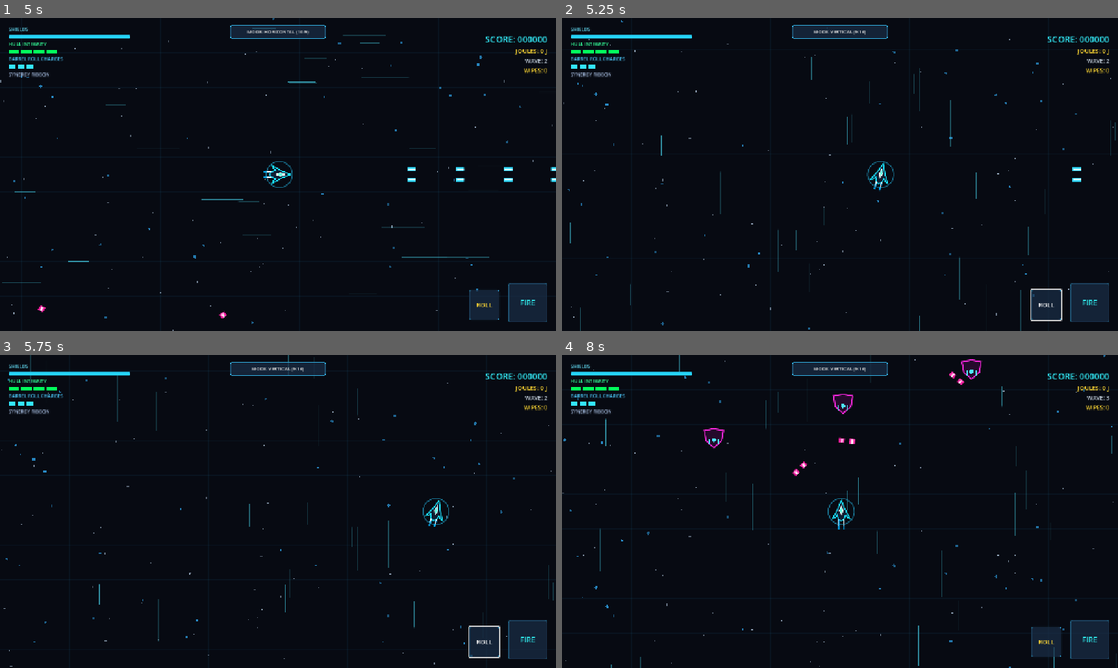
Above: before the commit, frames 1-4 (two rows, left to right).
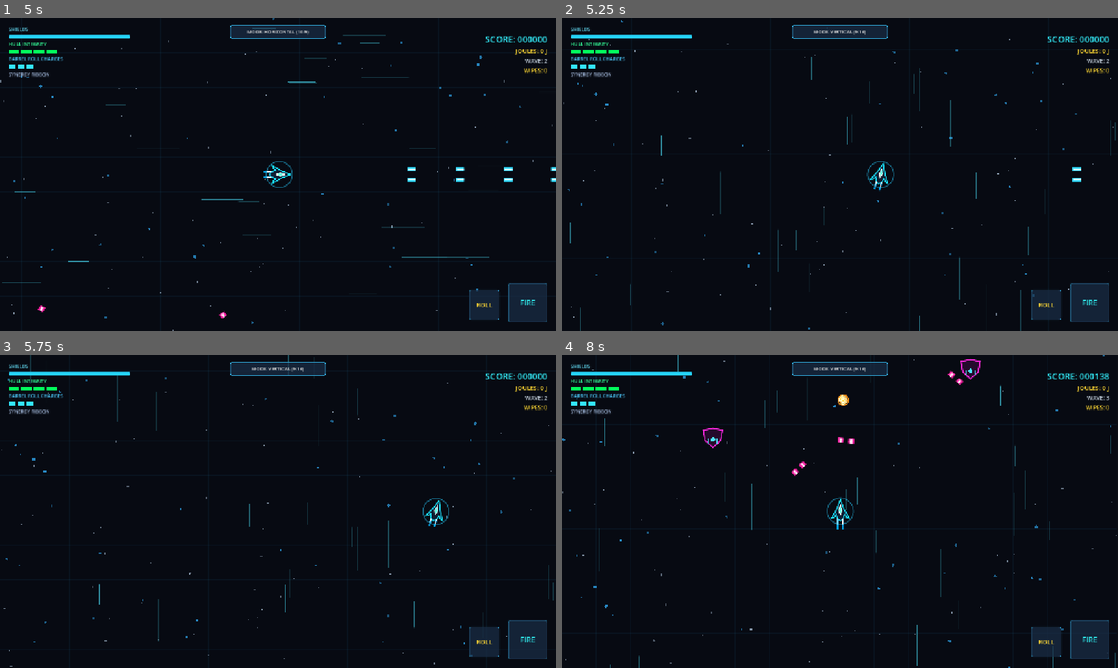
Above: after the commit, the same moments.

Repository: KalaniEhuKai/pilot-wave-d
Game: Godot game, scene res://scenes/Main.tscn
Same seed, same stepped clock (60 frames per second), same inputs: the game is played once before the commit and once after it.
Inputs (mouse positions are in pixels of both pictures, inside the frame that each line leads up to):
- Up to frame 1 (5 s): click "MODE: HORIZONTAL (16:9)" at 0.5 s; click "MODE: VERTICAL (9:16)" at 1.25 s; click "FIRE" at 2 s; click "ROLL" at 2.75 s; move the mouse to (400, 158) at 3.52 s; hold Right (move_right) 3.53-4.25 s; tap Shift (barrel_roll) at 3.6 s; click (400, 158) at 3.67 s; drag from (166, 190) to (250, 237) at 4.27 s
- Up to frame 2 (5.25 s): move the mouse to (895, 105) at 5.02 s; hold Right (move_right) from 5.03 s (still down); tap Tab (toggle_axis) at 5.1 s
- Up to frame 3 (5.75 s): keep holding Right (move_right)
- Up to frame 4 (8 s): release Right (move_right) at 5.75 s; drag from (812, 574) to (673, 464) at 5.77 s; move the mouse to (1006, 558) at 6.52 s; hold Left (move_left) 6.53-7.25 s; hold Space (fire) 6.53-7.25 s; drag from (673, 464) to (923, 358) at 7.27 s

Frame 1 is identical in both runs. In frame 2, 0.1% of the frame differs, in the area x 84-90%, y 86-97%; in frame 3, 0.1%; in frame 4, 1.6%, in the area x 0-100%, y 0-100%.

Commit message:
fix(ui): Fix invisible pause modal on crate pickup and release button focus on relic selection

Diff:
--- a/scenes/GameOverOverlay.tscn
+++ b/scenes/GameOverOverlay.tscn
@@ -136,6 +136,7 @@
 [node name="RestartButton" type="Button" parent="Panel/VBox"]
 custom_minimum_size = Vector2(0, 44)
 layout_mode = 2
+focus_mode = 0
 theme_override_colors/font_color = Color(0.2, 1, 0.85, 1)
 theme_override_font_sizes/font_size = 15
 theme_override_styles/normal = SubResource("StyleBoxFlat_btn")
--- a/scenes/HUD.tscn
+++ b/scenes/HUD.tscn
@@ -220,6 +220,7 @@
 anchor_bottom = 1.0
 grow_horizontal = 2
 grow_vertical = 2
+focus_mode = 0
 theme_override_font_sizes/font_size = 11
 theme_override_styles/normal = SubResource("StyleBoxFlat_btn")
 text = "MODE: HORIZONTAL (16:9)"
@@ -274,6 +275,7 @@
 offset_top = -90.0
 grow_horizontal = 0
 grow_vertical = 0
+focus_mode = 0
 theme_override_colors/font_color = Color(0.2, 1, 1, 1)
 theme_override_font_sizes/font_size = 16
 theme_override_styles/normal = SubResource("StyleBoxFlat_btn")
@@ -293,6 +295,7 @@
 offset_bottom = -5.0
 grow_horizontal = 0
 grow_vertical = 0
+focus_mode = 0
 theme_override_colors/font_color = Color(1, 0.85, 0.2, 1)
 theme_override_font_sizes/font_size = 14
 theme_override_styles/normal = SubResource("StyleBoxFlat_btn")
@@ -418,6 +421,7 @@
 offset_bottom = -12.0
 grow_horizontal = 2
 grow_vertical = 0
+focus_mode = 0
 theme_override_colors/font_color = Color(0.2, 1, 0.85, 1)
 theme_override_font_sizes/font_size = 13
 theme_override_styles/normal = SubResource("StyleBoxFlat_btn")
@@ -483,6 +487,7 @@
 offset_bottom = -12.0
 grow_horizontal = 2
 grow_vertical = 0
+focus_mode = 0
 theme_override_colors/font_color = Color(0.2, 1, 0.85, 1)
 theme_override_font_sizes/font_size = 13
 theme_override_styles/normal = SubResource("StyleBoxFlat_btn")
--- a/scripts/HUD.gd
+++ b/scripts/HUD.gd
@@ -34,6 +34,7 @@
 var banner_timer: float = 0.0
 
 func _ready() -> void:
+	process_mode = Node.PROCESS_MODE_ALWAYS
 	add_to_group("hud")
 	GameManager.score_changed.connect(_on_score_changed)
 	GameManager.wipe_bonus_awarded.connect(_on_wipe_bonus_awarded)
@@ -141,10 +142,8 @@
 	_populate_card(current_choice_a, title_a, tier_a, desc_a)
 	_populate_card(current_choice_b, title_b, tier_b, desc_b)
 
+	choice_modal.modulate.a = 1.0
 	choice_modal.visible = true
-	choice_modal.modulate.a = 0.0
-	var tw = create_tween()
-	tw.tween_property(choice_modal, "modulate:a", 1.0, 0.2)
 	get_tree().paused = true
 
 func _populate_card(item: ItemModifier, t_lbl: Label, tier_lbl: Label, d_lbl: Label) -> void:
@@ -165,8 +164,13 @@
 	d_lbl.text = item.description
 
 func _select_choice(item: ItemModifier) -> void:
+	choice_modal.visible = false
 	get_tree().paused = false
-	choice_modal.visible = false
+
+	# Release any GUI focus so player flight controls immediately receive all keyboard inputs
+	var focused = get_viewport().gui_get_focus_owner()
+	if focused:
+		focused.release_focus()
 
 	var players = get_tree().get_nodes_in_group("player")
 	if not players.is_empty() and is_instance_valid(players[0]):
